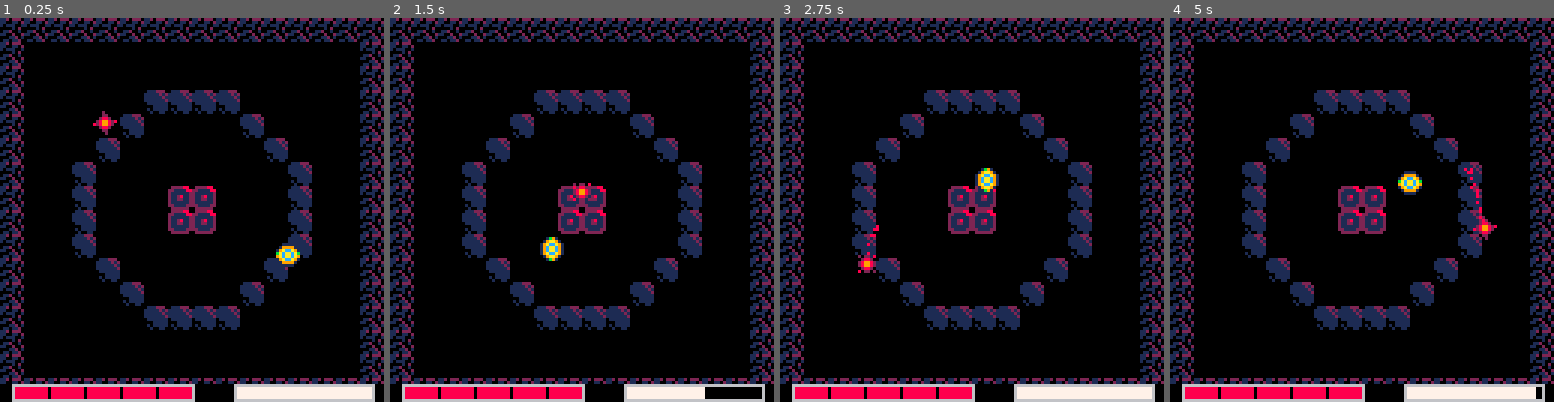
Above: before the commit, frames 1-4 (left to right).
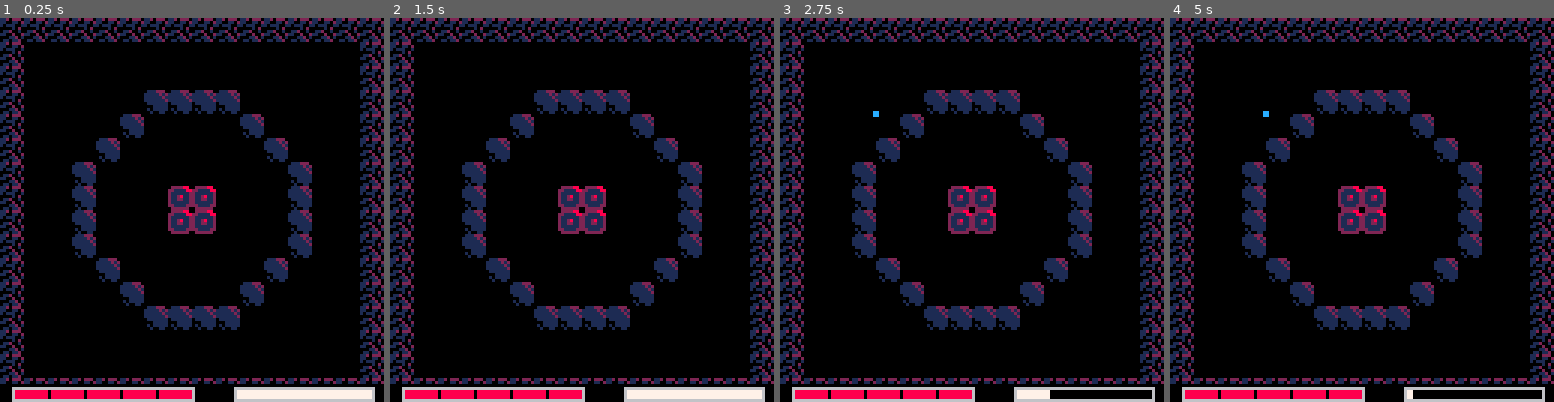
Above: after the commit, the same moments.

Repository: Nakeeb0/NAHL
Game: PICO-8 cartridge nahl.p8
The game is run twice, just before and just after one commit, with the same random seed, the same clock (stepped at 60 frames per second) and the same inputs.
Inputs:
- Up to frame 1 (0.25 s): no input
- Up to frame 2 (1.5 s): tap O (Z key) at 0.33, 0.7, 1.43 s; tap X (X key) at 1.07 s
- Up to frame 3 (2.75 s): hold Left 1.97-2.37 s; tap X (X key) at 2.07, 2.4, 2.73 s; tap O (Z key) at 2.22 s; hold Down from 2.42 s (still down)
- Up to frame 4 (5 s): release Down at 2.82 s; hold Right 2.87-3.53 s; tap X (X key) every 0.33 s from 3.07 to 4.73 s; tap O (Z key) at 3.1, 3.98, 4.87 s; hold Up 3.58-4.08 s; hold Right 4.13-4.53 s; hold Down from 4.58 s (still down)

The runs differ from the first frame. In frame 1, 1.8% of the frame differs, in the area x 3-98%, y 24-97%; in frame 2, 2.1%; in frame 3, 2.5%; in frame 4, 2.6%, in the area x 3-98%, y 24-100%.

Commit message:
change 'actor' array name to 'actors' to not collide with actor class name moved the healthbar one pixel down to accomodate for the spiked wall

Diff:
--- a/arenas.lua
+++ b/arenas.lua
@@ -1,5 +1,5 @@
 function blackhole_update()
-	for act in all(actor) do
+	for act in all(actors) do
         if not(flr(act.pos.x /8) <= 24 and flr(act.pos.x/8) >= 23
         and flr(act.pos.y/8) >= 7 and flr(act.pos.y/8) <= 8) then
 		    act.vel += (vec2d.new(64 + arenax - act.pos.x, 64 + arenay - act.pos.y):normalize() * 0.035) -- black hole effect
@@ -58,7 +58,7 @@
 	player.pos.x = 32 + arenax
 	player.pos.y = 32 + arenay
 	for ai in all(enemies) do
-		del(actor, ai)
+		del(actors, ai)
 	end
 	enemies = {}
 end
--- a/collision.lua
+++ b/collision.lua
@@ -26,10 +26,10 @@
 end
 
 function check_all_actor_collision()
-	for i = 1, #actor - 1 do
-		local a = actor[i]
-		for j = i + 1, #actor do
-			local b = actor[j]
+	for i = 1, #actors - 1 do
+		local a = actors[i]
+		for j = i + 1, #actors do
+			local b = actors[j]
 			if a ~= b and not a.ghosted and not b.ghosted then
 				if actor_collision(a, b) then
 					resolve_collide(a, b)
--- a/draw.lua
+++ b/draw.lua
@@ -97,6 +97,7 @@
 end
 
 function draw_health_bar(x1, y1, x2, y2, color)
+	y1+=1
 	rect(x1, y1 - 1, x2, y2 + 1, 6)
 	local chunk = (x2 - x1) / player.hp_max
 	rectfill(x1, y1, max(x1, x2 - (chunk * (player.hp_max - player.hp))), y2, color)
@@ -108,6 +109,7 @@
 end
 
 function draw_dash_cooldown(x1, y1, x2, y2, color)
+	y1+=1
 	rect(x1, y1 - 1, x2, y2 + 1, 6)
 	local fill_width = min(abs(timer - last_pressed.special1), player.dash_cooldown) / player.dash_cooldown* (x2 - x1)
 	rectfill(x1, y1, fill_width + x1, y2, color)
--- /dev/null
+++ b/envobjects.lua
@@ -0,0 +1,5 @@
+envobjects = {
+    ["Spikes"] = {
+
+    }
+}
--- a/nahl.lua
+++ b/nahl.lua
@@ -23,7 +23,8 @@
 	last_nothing = -600
 
 	enemies = {}
-	actor = {}
+	actors = {}
+	env_objects = {}
 	player = pc.new(17, 32+arenax, 32+arenay)
 	level_up_options = {}
 	selected_option = 1
--- a/projectile.lua
+++ b/projectile.lua
@@ -47,8 +47,8 @@
 	check_proj_death()
 	for i = 1, #projectiles - 1 do
 		local a = projectiles[i]
-		for j = 1, #actor do
-			local b = actor[j]
+		for j = 1, #actors do
+			local b = actors[j]
 			if b.ghosted == false and a.team ~= b.team then
 				if actor_collision(a, b) then
 					if b.invulnerable == false then
--- a/stages.lua
+++ b/stages.lua
@@ -16,7 +16,7 @@
 
 function normal_draw()
 	cls()
-	--print(#actor, 50+arenax, 50+arenay, 7)
+	--print(actors[2].invulnerable, 50+arenax, 50+arenay, 7)
 	draw_health_bar(arenax+4, arenay+123, arenax+ 64, arenay+126, 8)
 	draw_dash_cooldown(arenax+78, arenay + 123, arenax + 124, arenay + 126, 7)
 	draw_death_fx()
@@ -30,7 +30,7 @@
 	camera(arenax + shake_x, arenay + shake_y)
 
 	map()
-	for act in all(actor) do
+	for act in all(actors) do
 		draw_actor(act)
 	end
 	for proj in all(projectiles) do
@@ -96,7 +96,7 @@
 	ai_update()
 	check_all_actor_collision()
 	check_all_projectile_collisions()
-	for act in all(actor) do
+	for act in all(actors) do
 		move_actor(act)
 	end
 	for proj in all(projectiles) do
